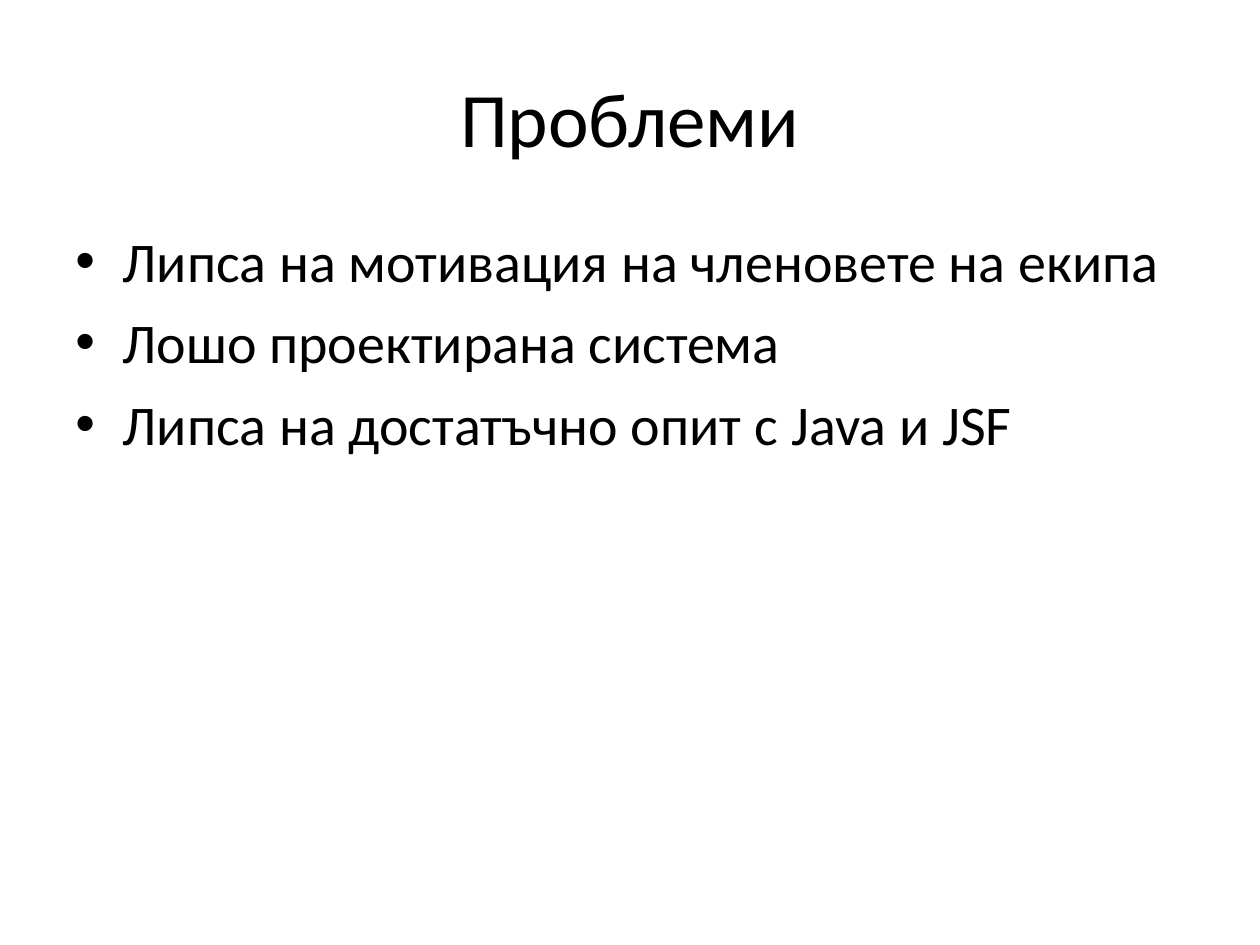
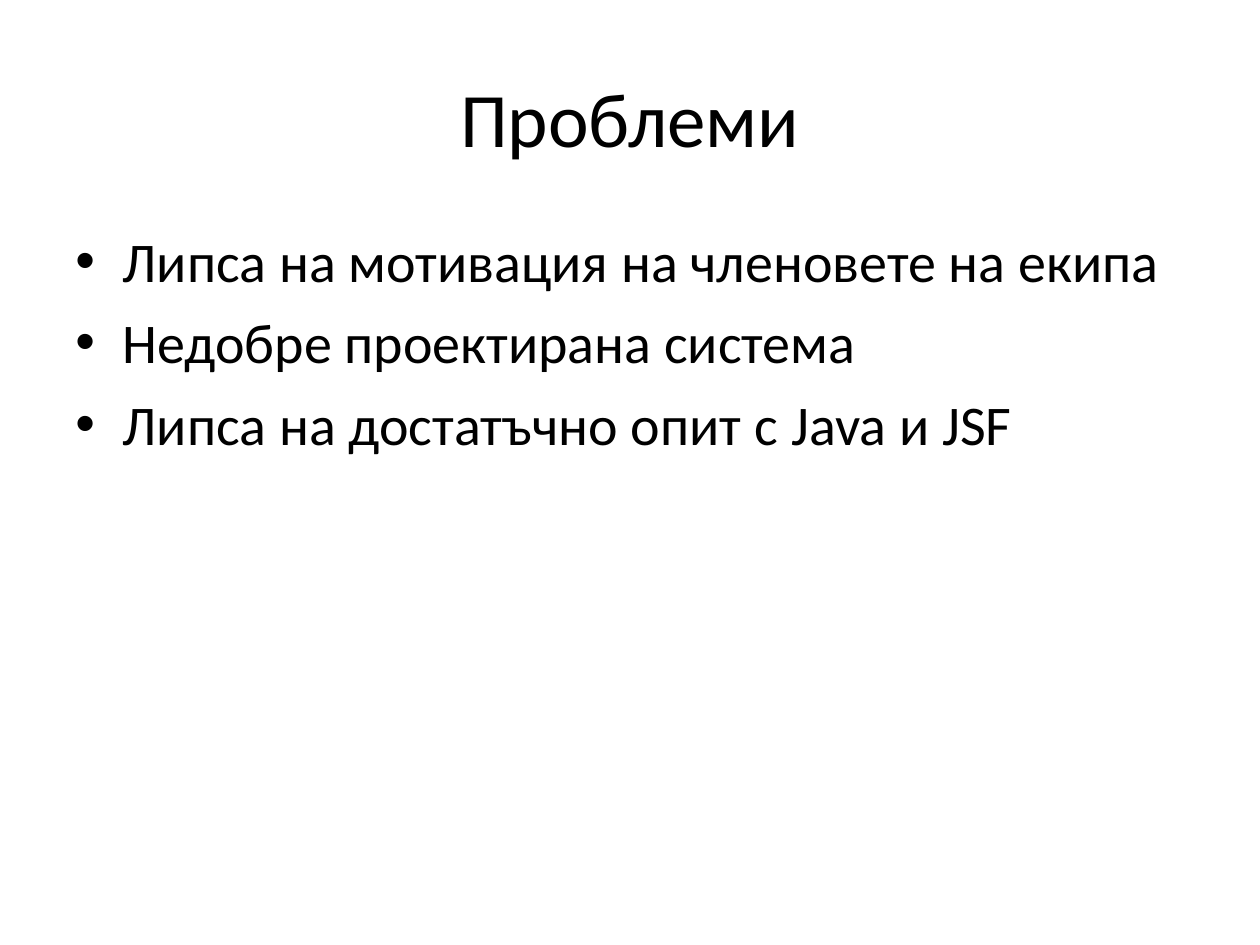
Before and after one commit to jasimcse/team2-strawberry, a slide deck: slide 35 of prezentaciq/venci.ppt (slide 17 before the commit). Drawn at 1260x945 pixels with LibreOffice and Linux fonts; fonts in the diff are those of the drawing. Boxes give left, top, right and bottom in pixels: in the first picture for what was removed or moved away, otherwise in the second. Text is boxed around its words. In the diff, an @@ line names an element or a change of style, - is before the commit and + after.

```diff
--- a/prezentaciq/venci.ppt
+++ b/prezentaciq/venci.ppt
@@ text at box(123, 325, 855, 373): text changed @@
-• Лошо проектирана система
+• Недобре проектирана система
```
Also in this commit, not shown: 8 other slides changed, 20 slides added, 4 slides removed.
